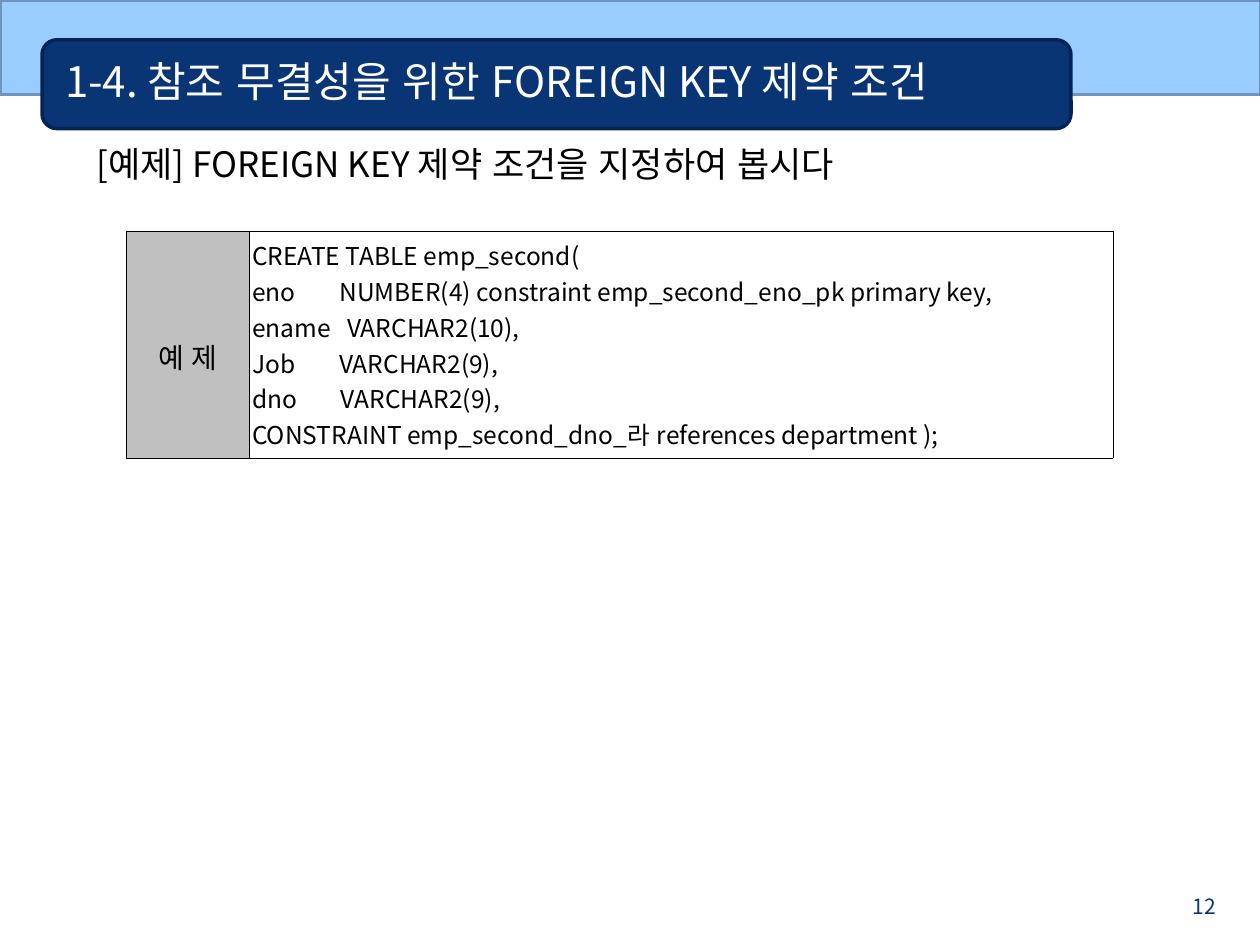
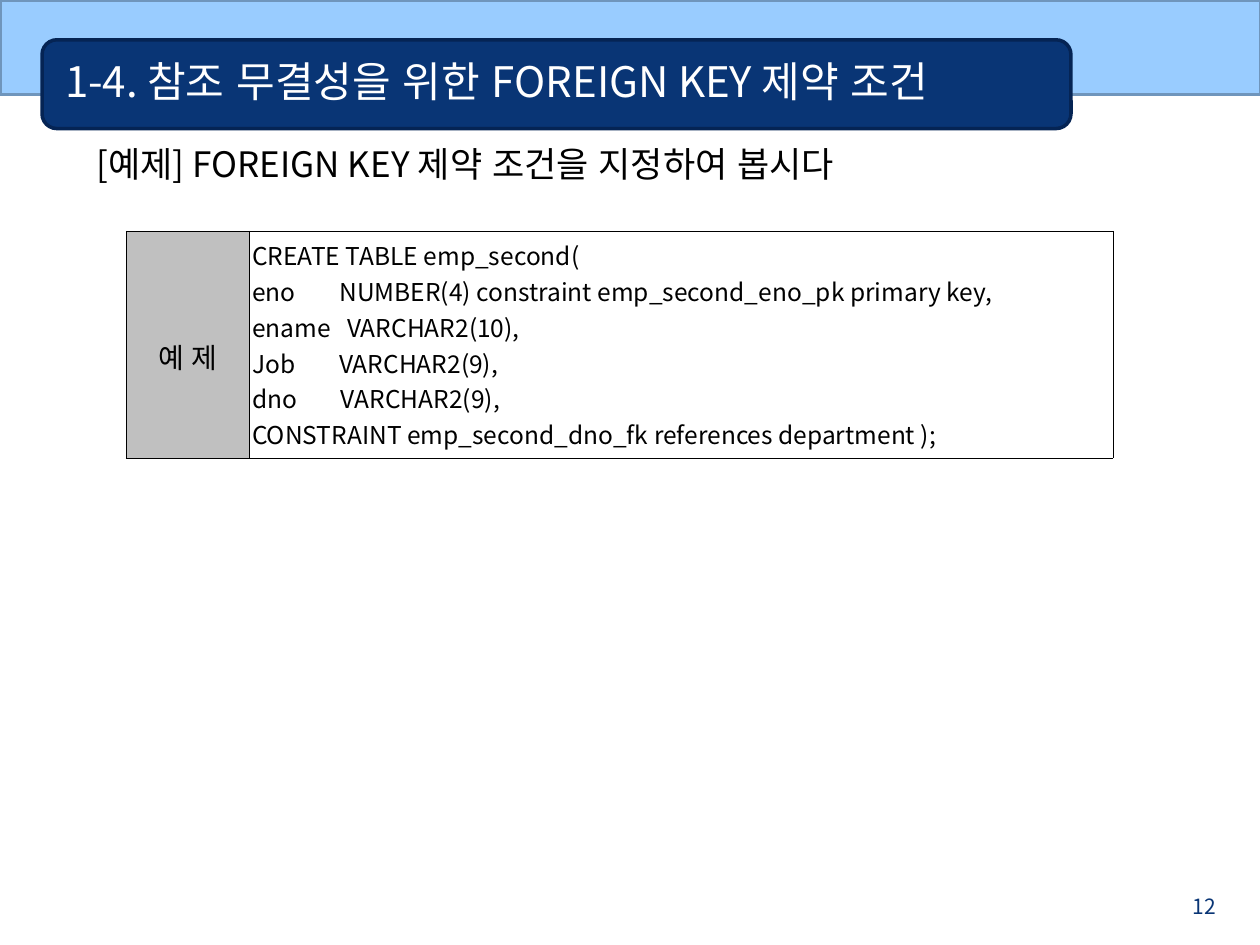
Before and after one commit to bcchoi518/Gukbi, a slide deck: slide 12 of 6_Oracle(DB)/oracle_ppt/10 데이터 무결성과 제약조건.ppt. Drawn at 1260x945 pixels with LibreOffice and Linux fonts; fonts in the diff are those of the drawing. Boxes give left, top, right and bottom in pixels: in the first picture for what was removed or moved away, otherwise in the second. Text is boxed around its words. In the diff, an @@ line names an element or a change of style, - is before the commit and + after.

```diff
--- a/6_Oracle(DB)/oracle_ppt/10 데이터 무결성과 제약조건.ppt
+++ b/6_Oracle(DB)/oracle_ppt/10 데이터 무결성과 제약조건.ppt
@@ table at [126,231,1113,454] @@
-row 1, column 2: CREATE TABLE emp_second( / eno NUMBER(4) constraint emp_second_eno_pk primary key, / ename VARCHAR2(10), / Job VARCHAR2(9), / dno VARCHAR2(9), / CONSTRAINT emp_second_dno_라 references department );
+row 1, column 2: CREATE TABLE emp_second( / eno NUMBER(4) constraint emp_second_eno_pk primary key, / ename VARCHAR2(10), / Job VARCHAR2(9), / dno VARCHAR2(9), / CONSTRAINT emp_second_dno_fk references department );
```
Also in this commit, not shown: 15 other files.
